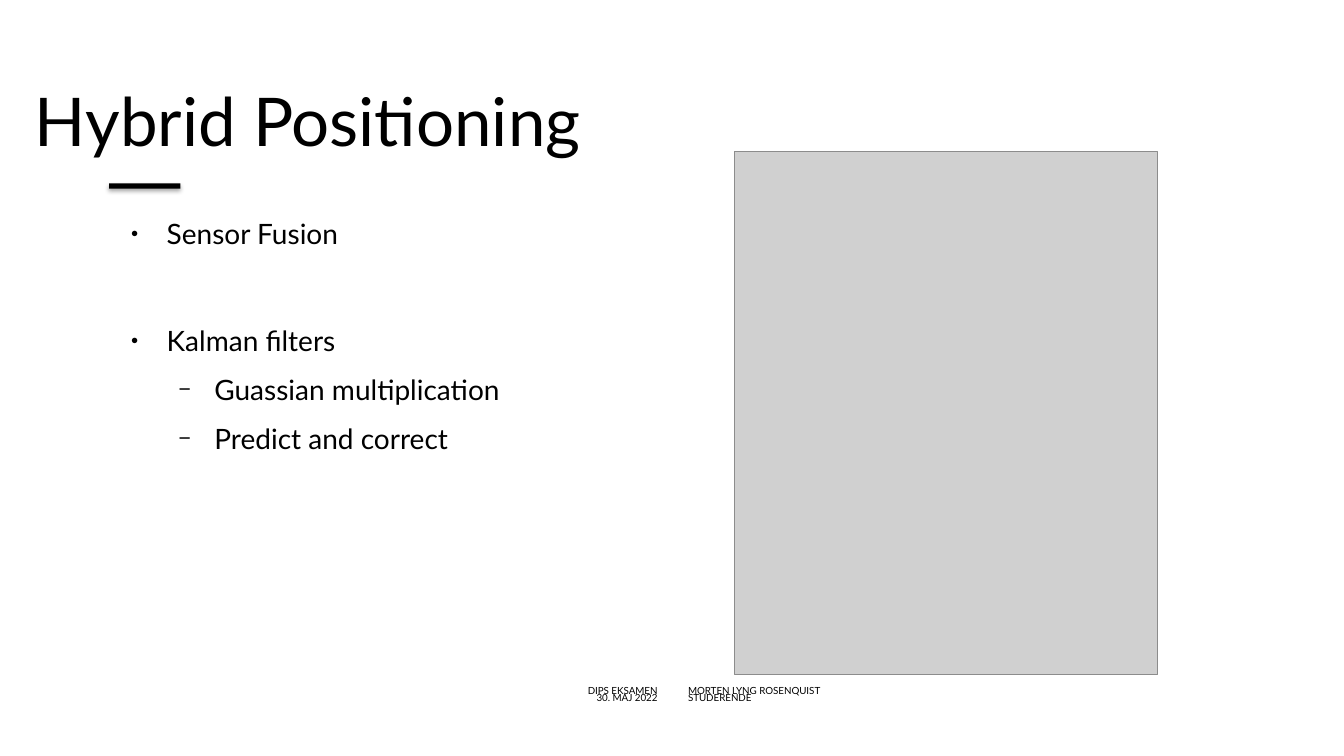
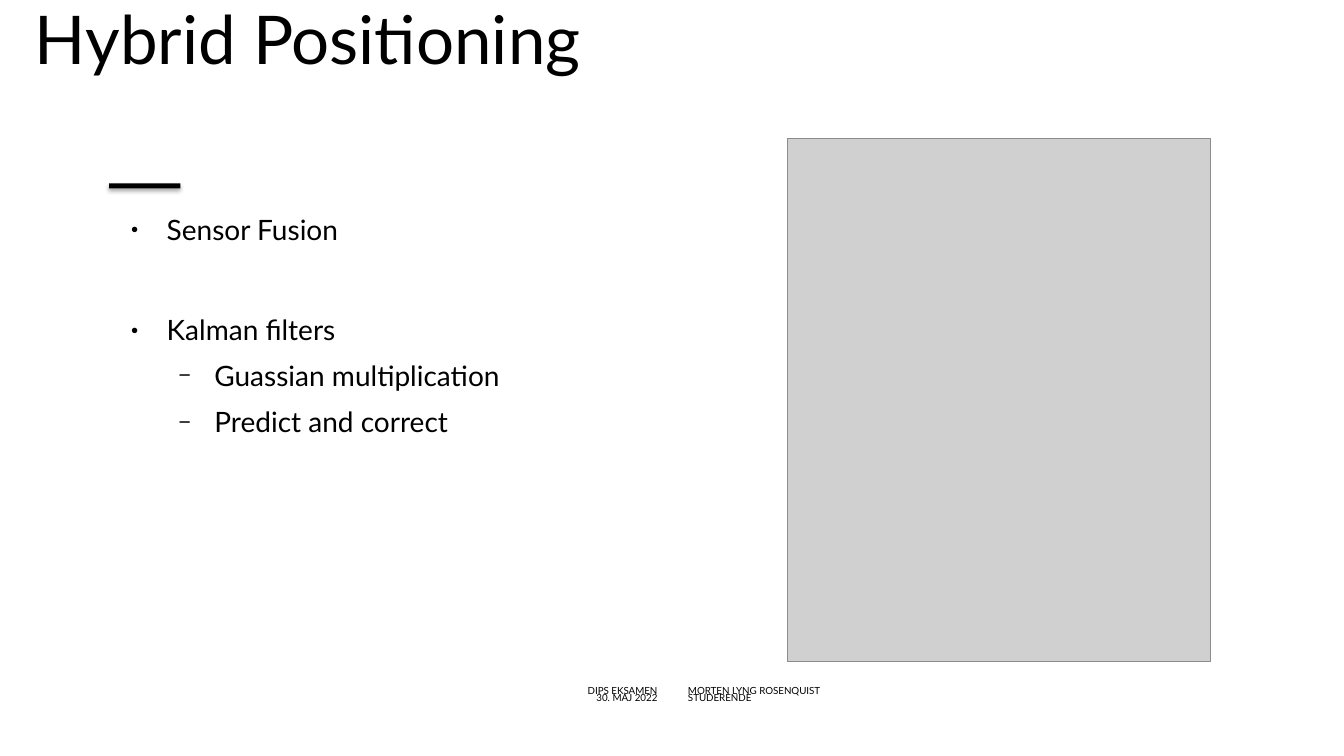
Before and after one commit to mlRosenquist/au-mlr-distributed-and-pervasive-systems, a slide deck: slide 24 of Præsentation.pptx (slide 25 before the commit). Drawn at 1344x756 pixels with LibreOffice and Linux fonts; fonts in the diff are those of the drawing; grey boxes stand for pictures; background and template pictures are left out. Boxes give left, top, right and bottom in pixels: in the first picture for what was removed or moved away, otherwise in the second. Text is boxed around its words. In the diff, an @@ line names an element or a change of style, - is before the commit and + after.

```diff
--- a/Præsentation.pptx
+++ b/Præsentation.pptx
@@ title "Hybrid Positioning": place and size @@
-title "Hybrid Positioning" at box(35, 96, 580, 159)
+title "Hybrid Positioning" at box(35, 14, 580, 77)
@@ picture: place and size @@
-picture at box(734, 152, 1157, 676)
+picture at box(787, 139, 1211, 662)
@@ text "Sensor Fusion" rewrapped from box(167, 223, 500, 450) to box(167, 219, 500, 433) @@
```
Also in this commit, not shown: 26 other slides changed, 9 slides added, 3 slides removed, 1 other file.
